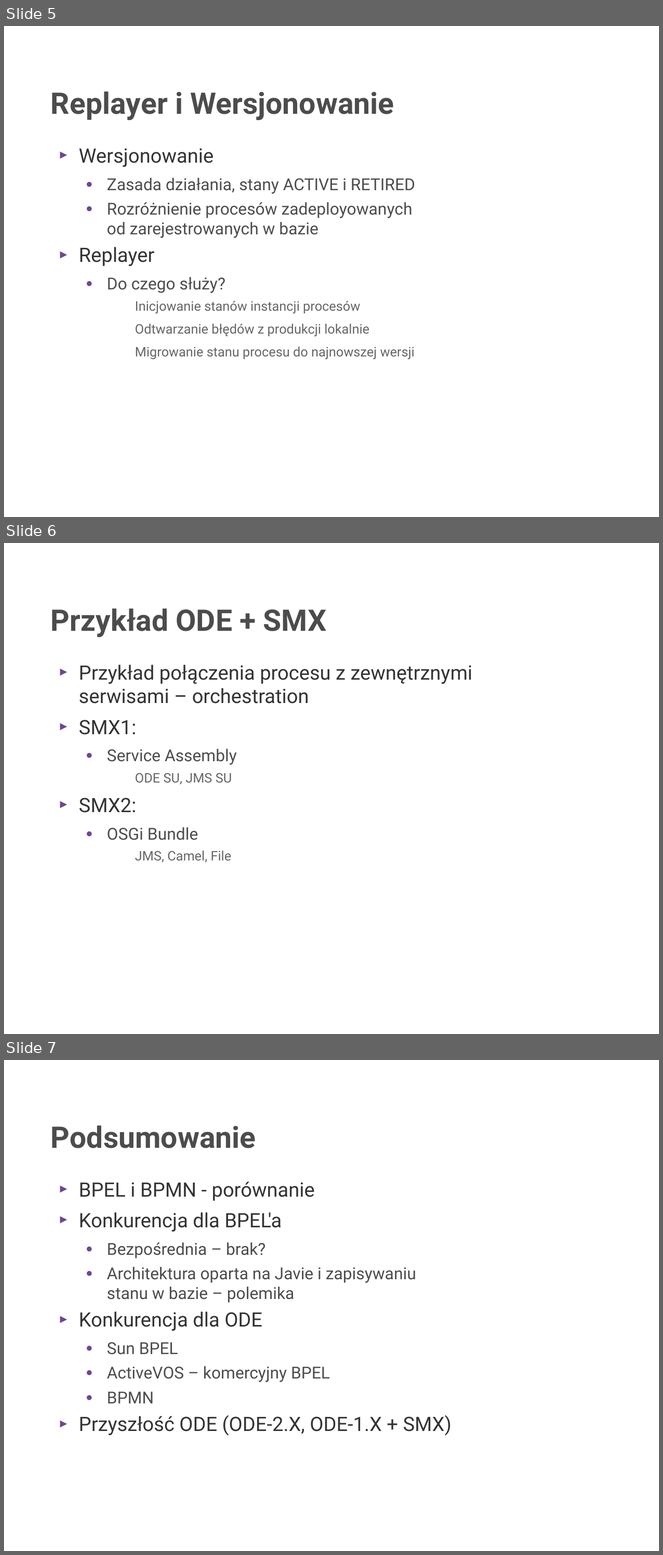
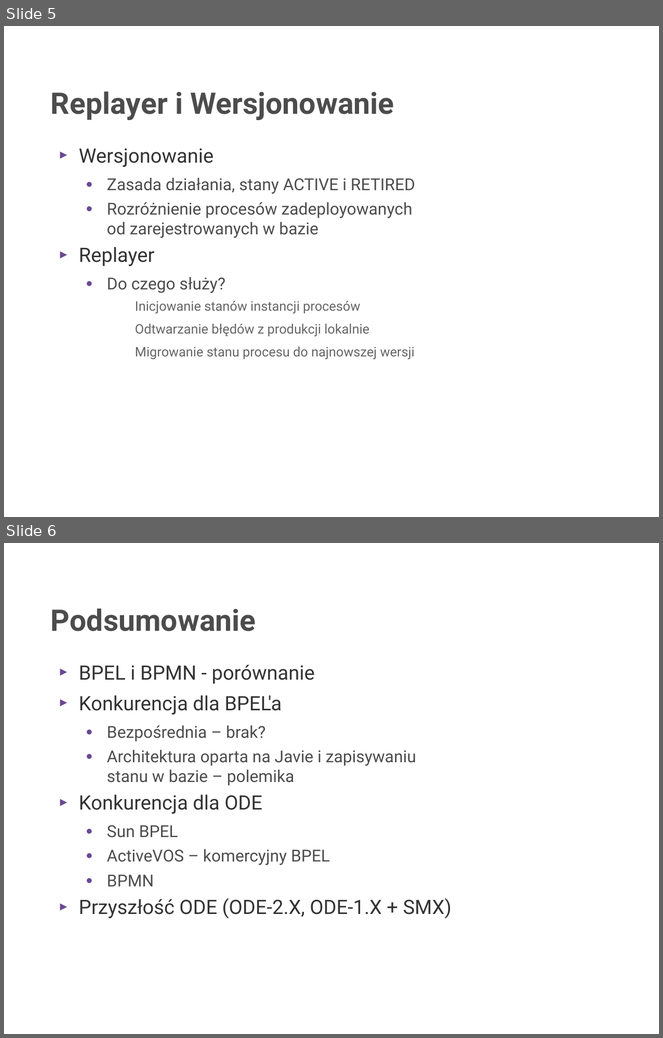
Before and after one commit to rafalrusin/ode-smx-jug, a slide deck: ode.odp. Shown one above the other, each under a label of ours: slides 5, 6 and 7 before the commit, slides 5 and 6 after it. The pictures are 663x1555 and 663x1038 pixels, drawn with LibreOffice and Linux fonts; fonts in the diff are those of the drawing; background and template pictures are left out. Boxes give left, top, right and bottom in pixels: in the first picture for what was removed or moved away, otherwise in the second. Text is boxed around its words. In the diff, an @@ line names an element or a change of style, - is before the commit and + after.

```diff
--- a/ode.odp
+++ b/ode.odp
@@ slide 6 removed at [4, 543, 659, 1034], background picture (left out) @@
@@ title removed at [51, 609, 327, 637] @@
-Przykład ODE + SMX
@@ text removed at [79, 665, 473, 863] @@
-► Przykład połączenia procesu z zewnętrznymi
-  serwisami – orchestration
-► SMX1:
-  ● Service Assembly
-    − ODE SU, JMS SU
-► SMX2:
-  ● OSGi Bundle
-    − JMS, Camel, File
@@ what was slide 7 is now slide 6 @@
```
Also in this commit, not shown: 1 other file.
